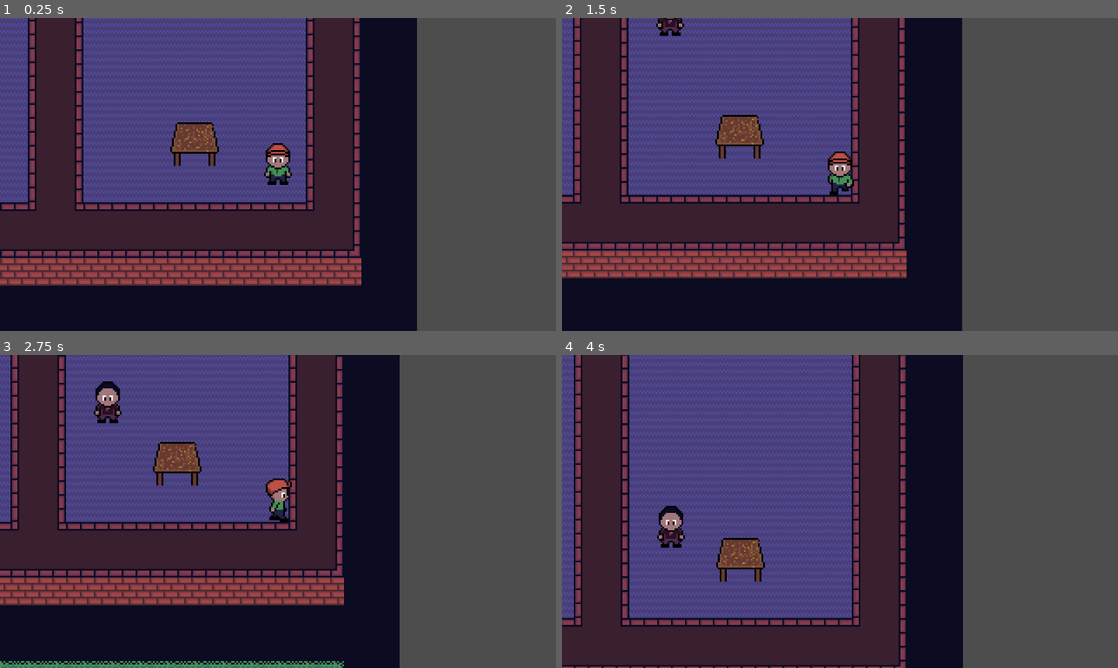
Above: before the commit, frames 1-4 (two rows, left to right).
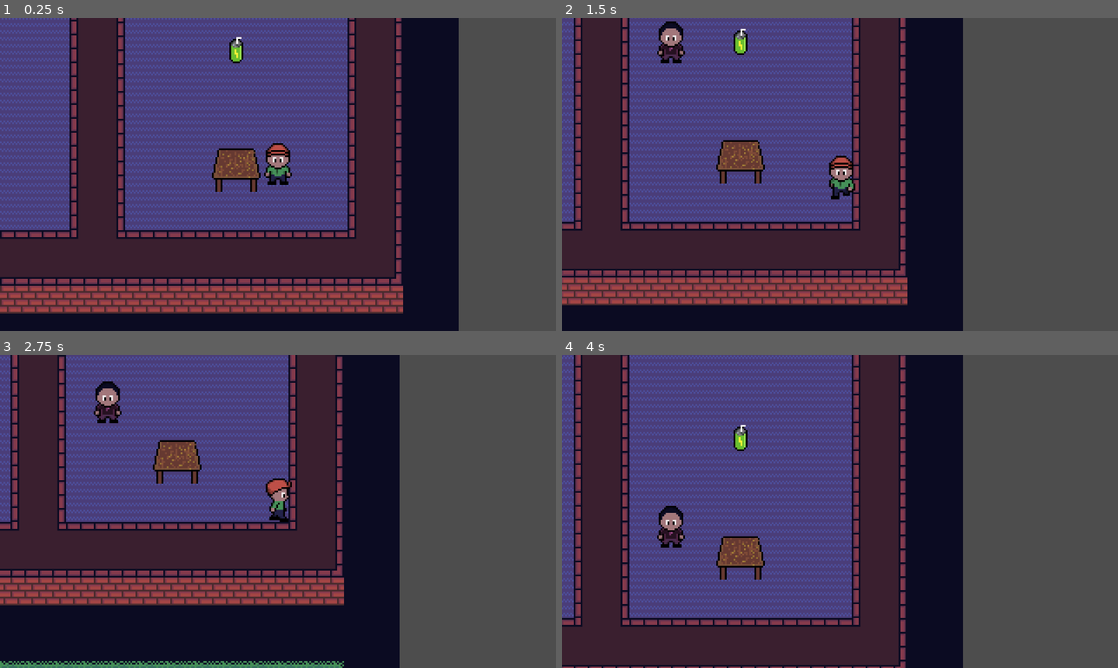
Above: after the commit, the same moments.

Repository: DankNSteinz/GWJam82
Game: Godot game, scene res://world/world.tscn
Two runs of this game, one before a commit and one after it. Both use one fixed random seed, a clock stepped at 60 frames per second and the inputs below.
Inputs:
- Up to frame 1 (0.25 s): no input
- Up to frame 2 (1.5 s): tap Enter at 0.5 s; hold D (move_right) 0.53-1.28 s; hold Shift (sprint) 0.53-1.28 s; hold S (move_down) from 1.28 s (still down); tap Shift (sprint) at 1.35 s
- Up to frame 3 (2.75 s): release S (move_down) at 2.03 s; hold D (move_right) from 2.03 s (still down); hold Shift (sprint) from 2.03 s (still down)
- Up to frame 4 (4 s): release D (move_right) at 2.78 s; release Shift (sprint) at 2.78 s; hold W (move_up) 2.78-3.53 s; tap Shift (sprint) at 2.85 s; hold A (move_left) from 3.53 s (still down); hold Shift (sprint) from 3.53 s (still down)

The runs differ from the first frame. In frame 1, 50% of the frame differs, in the area x 0-83%, y 0-100%; in frame 2, 26%; in frame 3, 0.3%; in frame 4, 0.5%.

Commit message:
added energy drink item

Diff:
--- /dev/null
+++ b/gwjam82/items/energy_drink.tscn
@@ -0,0 +1,18 @@
+[gd_scene load_steps=3 format=3 uid="uid://w5r01cta0ox4"]
+
+[ext_resource type="Texture2D" uid="uid://ic6gbcybyvce" path="res://items/energy_drink.png" id="1_ehu7l"]
+
+[sub_resource type="CircleShape2D" id="CircleShape2D_dbkfh"]
+radius = 8.0
+
+[node name="energy_drink" type="Node2D" groups=["energy_drink"]]
+
+[node name="Area2D" type="Area2D" parent="."]
+collision_layer = 2
+collision_mask = 2
+
+[node name="CollisionShape2D" type="CollisionShape2D" parent="Area2D"]
+shape = SubResource("CircleShape2D_dbkfh")
+
+[node name="Sprite2D" type="Sprite2D" parent="."]
+texture = ExtResource("1_ehu7l")
--- a/gwjam82/objects/student_desk.tscn
+++ b/gwjam82/objects/student_desk.tscn
@@ -9,9 +9,8 @@
 y_sort_enabled = true
 
 [node name="collider" type="CollisionShape2D" parent="."]
-position = Vector2(0, 1)
 shape = SubResource("RectangleShape2D_femvk")
 
 [node name="sprite" type="Sprite2D" parent="."]
-position = Vector2(0, -5)
+position = Vector2(0, -6)
 texture = ExtResource("1_vy2on")
--- a/gwjam82/player/player.gd
+++ b/gwjam82/player/player.gd
@@ -37,7 +37,6 @@
 func get_movement_input():
 	input.x = int(Input.is_action_pressed("move_right")) - int(Input.is_action_pressed("move_left"))
 	input.y = int(Input.is_action_pressed("move_down")) - int(Input.is_action_pressed("move_up"))
-	#input = input + get_parent().get_parent().get_node("joystick").get_joystick_dir()
 	return input.normalized()
 
 func player_movement(delta):
@@ -63,3 +62,9 @@
 	is_exploded = true
 	sprites.visible = false
 	print("dead")
+
+func _on_item_detection_area_entered(area):
+	if area.get_parent().is_in_group("energy_drink"):
+		area.get_parent().queue_free()
+		stamina += 20
+		print("collected_energy_drink")
--- a/gwjam82/player/player.tscn
+++ b/gwjam82/player/player.tscn
@@ -1,10 +1,12 @@
-[gd_scene load_steps=4 format=3 uid="uid://c5l6c4y8v0t2h"]
+[gd_scene load_steps=5 format=3 uid="uid://c5l6c4y8v0t2h"]
 
 [ext_resource type="PackedScene" uid="uid://dxasj7736kkog" path="res://human/human_sprites.tscn" id="1_oul6g"]
 [ext_resource type="Script" uid="uid://d3yyqsqrks4j4" path="res://player/player.gd" id="1_rkbax"]
 
 [sub_resource type="CircleShape2D" id="CircleShape2D_rkbax"]
 radius = 6.0
+
+[sub_resource type="CircleShape2D" id="CircleShape2D_g1dw6"]
 
 [node name="player" type="CharacterBody2D"]
 y_sort_enabled = true
@@ -18,3 +20,12 @@
 
 [node name="camera" type="Camera2D" parent="."]
 position_smoothing_enabled = true
+
+[node name="item_detection" type="Area2D" parent="."]
+collision_layer = 2
+collision_mask = 2
+
+[node name="CollisionShape2D" type="CollisionShape2D" parent="item_detection"]
+shape = SubResource("CircleShape2D_g1dw6")
+
+[connection signal="area_entered" from="item_detection" to="." method="_on_item_detection_area_entered"]
--- a/gwjam82/project.godot
+++ b/gwjam82/project.godot
@@ -21,6 +21,10 @@
 window/size/window_width_override=1280
 window/size/window_height_override=720
 window/stretch/mode="canvas_items"
+
+[global_group]
+
+energy_drink=""
 
 [input]
 
--- a/gwjam82/world/world.tscn
+++ b/gwjam82/world/world.tscn
@@ -14,6 +14,7 @@
 [ext_resource type="PackedScene" uid="uid://dttajpt4qkska" path="res://objects/left_table.tscn" id="12_dqqhb"]
 [ext_resource type="PackedScene" uid="uid://c8xxsd81xtck8" path="res://objects/center_worktop.tscn" id="13_b2suy"]
 [ext_resource type="PackedScene" uid="uid://dlyxgmactw6w3" path="res://npc/npc.tscn" id="14_dqqhb"]
+[ext_resource type="PackedScene" uid="uid://w5r01cta0ox4" path="res://items/energy_drink.tscn" id="15_b2suy"]
 
 [sub_resource type="TileSetAtlasSource" id="TileSetAtlasSource_4717r"]
 texture = ExtResource("1_tcf2h")
@@ -770,7 +771,7 @@
 tile_set = SubResource("TileSet_4papg")
 
 [node name="player" parent="." instance=ExtResource("1_6xmxd")]
-position = Vector2(448, 608)
+position = Vector2(424, 592)
 
 [node name="lockers" type="Node2D" parent="."]
 y_sort_enabled = true
@@ -950,4 +951,7 @@
 [node name="Node2D5" type="Node2D" parent="npc/route" index="4"]
 position = Vector2(72, 0)
 
+[node name="energy_drink" parent="." instance=ExtResource("15_b2suy")]
+position = Vector2(400, 520)
+
 [editable path="npc"]
Binary file added: gwjam82/items/energy_drink.png
Not shown, added: gwjam82/items/energy_drink.png.import
Not shown: 1 places in gwjam82/world/world.tscn that only renumber resources
